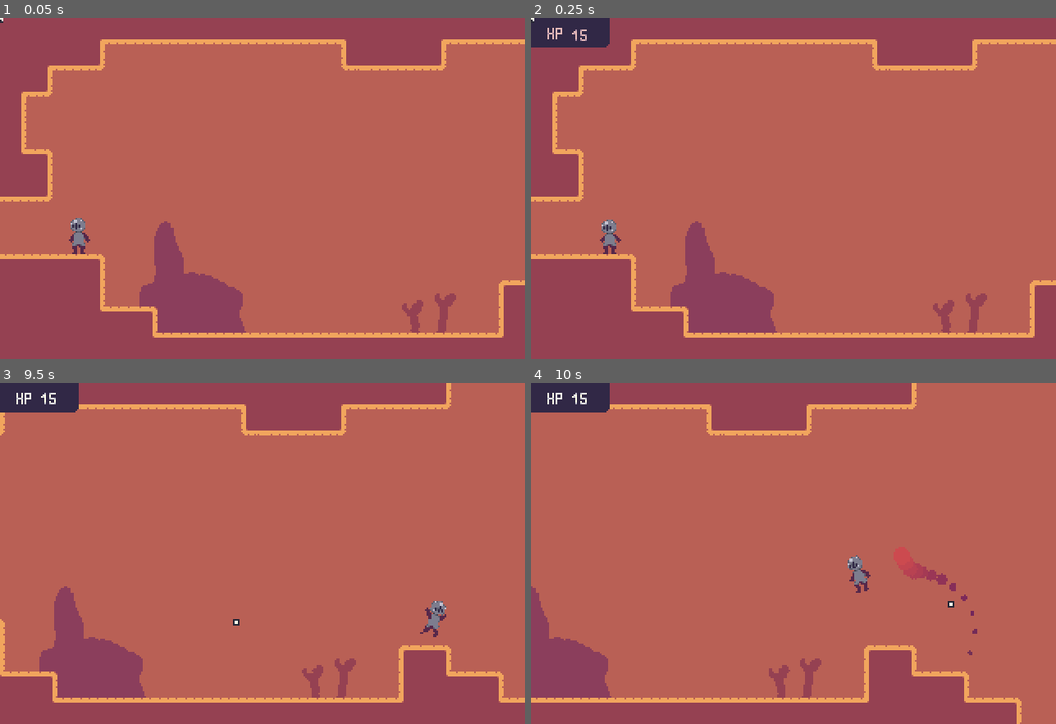
Above: before the commit, frames 1-4 (two rows, left to right).
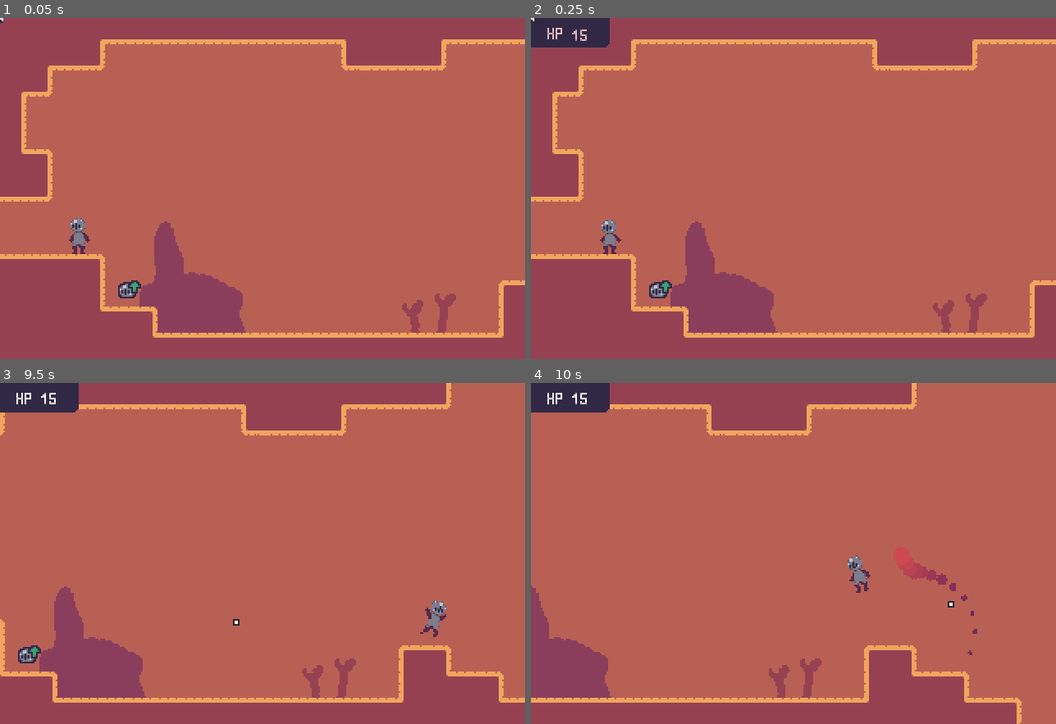
Above: after the commit, the same moments.

Repository: LordOfCheese1/DeathByDeath
Game: Godot game, scene res://Scenes/Level-1_Spider.tscn
Two runs of this game, one before a commit and one after it. Both use one fixed random seed, a clock stepped at 60 frames per second and the inputs below. This scene is started directly instead of the project's main scene. The engine's default icon, where the game draws it, is replaced by a stand-in: a white triangle on a blue panel in a dark square.
Inputs (mouse positions are in pixels of both pictures, inside the frame that each line leads up to):
- Up to frame 1 (0.05 s): no input
- Up to frame 2 (0.25 s): no input
- Up to frame 3 (9.5 s): tap Enter (confirm) at 0.5, 1.35, 3.6, 5.85, 8.1 s; move the mouse to (378, 536) at 0.52 s; hold Right (ui_right) 0.53-2.03 s; click (378, 536) at 0.6 s; tap Z (jump) at 0.77, 1.52, 3.02, 3.77, 4.52, 6.02, 6.77, 7.52, 9.02 s; move the mouse to (157, 570) at 1.27 s; move the mouse to (315, 478) at 2.02 s; hold Left (ui_left) 2.03-2.78 s; right-click (315, 478) at 2.1 s; move the mouse to (236, 621) at 2.77 s; hold Right (ui_right) 2.78-4.28 s; click (236, 621) at 2.85 s; move the mouse to (420, 604) at 3.52 s; move the mouse to (105, 502) at 4.27 s; hold Left (ui_left) 4.28-5.03 s; right-click (105, 502) at 4.35 s; move the mouse to (288, 553) at 5.02 s; hold Right (ui_right) 5.03-5.78 s; click (288, 553) at 5.1 s; move the mouse to (183, 468) at 5.77 s; hold Left (ui_left) 5.78-7.28 s; move the mouse to (378, 536) at 6.52 s; right-click (378, 536) at 6.6 s; move the mouse to (157, 570) at 7.27 s; hold Right (ui_right) from 7.28 s (still down); click (157, 570) at 7.35 s; move the mouse to (315, 478) at 8.02 s; move the mouse to (236, 621) at 8.77 s; right-click (236, 621) at 8.85 s
- Up to frame 4 (10 s): move the mouse to (951, 604) at 9.52 s; release Right (ui_right) at 9.53 s; hold Left (ui_left) from 9.53 s (still down); click (951, 604) at 9.6 s; tap Z (jump) at 9.77 s

The runs differ from the first frame. In frame 1, 0.2% of the frame differs, in the area x 22-27%, y 76-83%; in frame 2, 0.2%; in frame 3, 0.2%; in frame 4, nothing differs.

Commit message:
Max health upgrade

Diff:
--- a/Autoloads/Values/Values.gd
+++ b/Autoloads/Values/Values.gd
@@ -7,3 +7,5 @@
 var bow = false
 var grapple = false
 var rocket = false
+
+var collected_healthups = []
--- /dev/null
+++ b/Prefabs/Entities/MaxHealthPickup/MaxHealthPickup.gd
@@ -0,0 +1,15 @@
+extends Area2D
+
+
+func _ready():
+	if Values.collected_healthups.has(name):
+		call_deferred("free")
+
+
+func _on_MaxHealthPickup_body_entered(body):
+	if body.is_in_group("player"):
+		$AnimationPlayer.play("Collect")
+		yield(get_tree().create_timer(0.5, false), "timeout")
+		Values.player_max_health += 5
+		Values.collected_healthups.append(name)
+		call_deferred("free")
--- /dev/null
+++ b/Prefabs/Entities/MaxHealthPickup/MaxHealthPickup.tscn
@@ -0,0 +1,101 @@
+[gd_scene load_steps=6 format=2]
+
+[ext_resource path="res://Textures/Environment/MaxHealthPickup.png" type="Texture" id=1]
+[ext_resource path="res://Prefabs/Entities/MaxHealthPickup/MaxHealthPickup.gd" type="Script" id=2]
+
+[sub_resource type="CircleShape2D" id=1]
+radius = 6.0
+
+[sub_resource type="Animation" id=2]
+resource_name = "Collect"
+length = 0.5
+tracks/0/type = "value"
+tracks/0/path = NodePath("Sprite:scale")
+tracks/0/interp = 1
+tracks/0/loop_wrap = true
+tracks/0/imported = false
+tracks/0/enabled = true
+tracks/0/keys = {
+"times": PoolRealArray( 0, 0.5 ),
+"transitions": PoolRealArray( 0.5, 1 ),
+"update": 0,
+"values": [ Vector2( 0.9, 0.9 ), Vector2( 1.5, 1.5 ) ]
+}
+tracks/1/type = "value"
+tracks/1/path = NodePath("Sprite:modulate")
+tracks/1/interp = 1
+tracks/1/loop_wrap = true
+tracks/1/imported = false
+tracks/1/enabled = true
+tracks/1/keys = {
+"times": PoolRealArray( 0, 0.2, 0.5 ),
+"transitions": PoolRealArray( 1, 1, 1 ),
+"update": 0,
+"values": [ Color( 1, 1, 1, 1 ), Color( 1, 1, 1, 1 ), Color( 1, 1, 1, 0 ) ]
+}
+tracks/2/type = "value"
+tracks/2/path = NodePath("Sprite:rotation_degrees")
+tracks/2/interp = 1
+tracks/2/loop_wrap = true
+tracks/2/imported = false
+tracks/2/enabled = true
+tracks/2/keys = {
+"times": PoolRealArray( 0, 0.5 ),
+"transitions": PoolRealArray( 0.4, 1 ),
+"update": 0,
+"values": [ -10.0, 40.0 ]
+}
+
+[sub_resource type="Animation" id=3]
+length = 0.001
+tracks/0/type = "value"
+tracks/0/path = NodePath("Sprite:rotation_degrees")
+tracks/0/interp = 1
+tracks/0/loop_wrap = true
+tracks/0/imported = false
+tracks/0/enabled = true
+tracks/0/keys = {
+"times": PoolRealArray( 0 ),
+"transitions": PoolRealArray( 1 ),
+"update": 0,
+"values": [ 0.0 ]
+}
+tracks/1/type = "value"
+tracks/1/path = NodePath("Sprite:scale")
+tracks/1/interp = 1
+tracks/1/loop_wrap = true
+tracks/1/imported = false
+tracks/1/enabled = true
+tracks/1/keys = {
+"times": PoolRealArray( 0 ),
+"transitions": PoolRealArray( 1 ),
+"update": 0,
+"values": [ Vector2( 1, 1 ) ]
+}
+tracks/2/type = "value"
+tracks/2/path = NodePath("Sprite:modulate")
+tracks/2/interp = 1
+tracks/2/loop_wrap = true
+tracks/2/imported = false
+tracks/2/enabled = true
+tracks/2/keys = {
+"times": PoolRealArray( 0 ),
+"transitions": PoolRealArray( 1 ),
+"update": 0,
+"values": [ Color( 1, 1, 1, 1 ) ]
+}
+
+[node name="MaxHealthPickup" type="Area2D"]
+script = ExtResource( 2 )
+
+[node name="Sprite" type="Sprite" parent="."]
+texture = ExtResource( 1 )
+
+[node name="CollisionShape2D" type="CollisionShape2D" parent="."]
+shape = SubResource( 1 )
+
+[node name="AnimationPlayer" type="AnimationPlayer" parent="."]
+anims/Collect = SubResource( 2 )
+anims/RESET = SubResource( 3 )
+
+[connection signal="body_entered" from="." to="." method="_on_MaxHealthPickup_body_entered"]
--- a/Scenes/Level-1_Spider.tscn
+++ b/Scenes/Level-1_Spider.tscn
@@ -23,6 +23,7 @@
 [ext_resource path="res://Textures/Environment/Sign.png" type="Texture" id=21]
 [ext_resource path="res://Textures/Environment/Rope.png" type="Texture" id=22]
 [ext_resource path="res://Prefabs/Entities/SpookyGrass/SpookyGrass.tscn" type="PackedScene" id=23]
+[ext_resource path="res://Prefabs/Entities/MaxHealthPickup/MaxHealthPickup.tscn" type="PackedScene" id=24]
 
 [sub_resource type="RectangleShape2D" id=1]
 extents = Vector2( 1, 16 )
@@ -34,6 +35,9 @@
 [node name="BowPickup" parent="Environment" instance=ExtResource( 12 )]
 position = Vector2( 1713, 151 )
 canvaslayer = NodePath("../../Interface")
+
+[node name="MaxHealthPickup0" parent="Environment" instance=ExtResource( 24 )]
+position = Vector2( 79, 165 )
 
 [node name="EntityGate" parent="Environment" instance=ExtResource( 9 )]
 position = Vector2( 1282, -280 )
Not shown: 1 places in Scenes/Level-1_Spider.tscn that only renumber resources
Binary file added: Textures/Environment/MaxHealthPickup.png
Not shown, added: Textures/Environment/MaxHealthPickup.png.import
